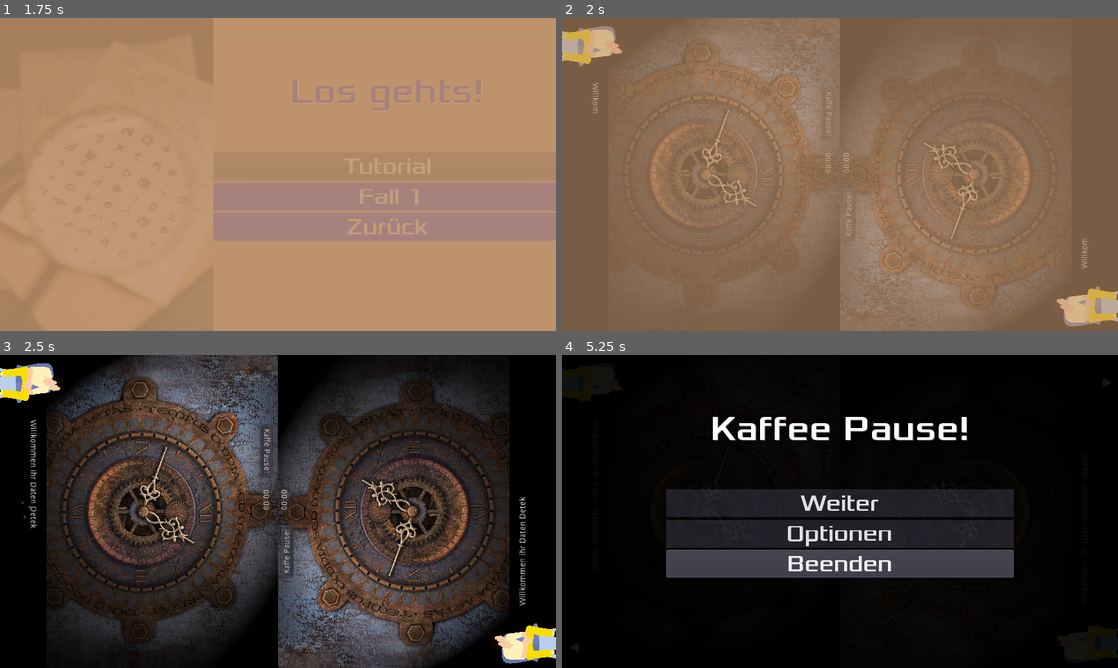
Above: before the commit, frames 1-4 (two rows, left to right).
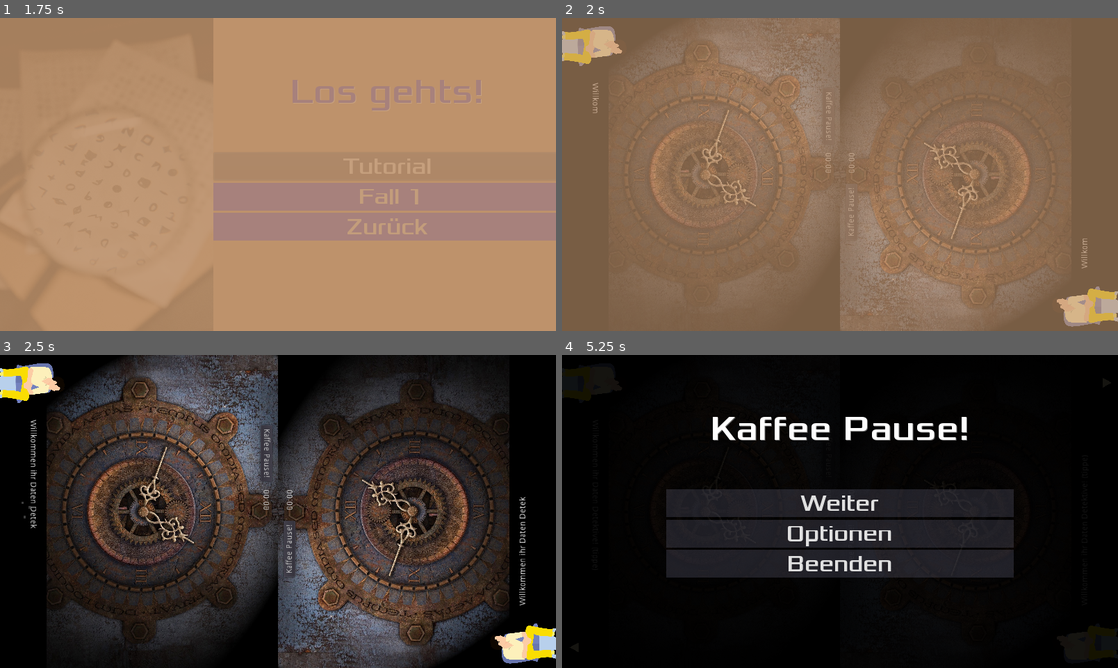
Above: after the commit, the same moments.

Repository: phil0605/Godot-Prototype
Game: Godot game, scene res://scenes/hauptmenu.tscn
Same seed, same stepped clock (60 frames per second), same inputs: the game is played once before the commit and once after it.
Inputs (mouse positions are in pixels of both pictures, inside the frame that each line leads up to):
- Up to frame 1 (1.75 s): click "Fälle" at 0.5 s; click "Tutorial" at 1.25 s
- Up to frame 2 (2 s): no input
- Up to frame 3 (2.5 s): move the mouse to (22, 511) at 2.02 s; click (22, 511) at 2.1 s
- Up to frame 4 (5.25 s): tap Enter at 2.75 s; move the mouse to (728, 527) at 2.77 s; click (728, 527) at 2.85 s; click "Kaffe Pause!" (after the commit: "Kaffee Pause!") at 3.5 s; click "Weiter" at 4.25 s; click "Kaffe Pause!" (after the commit: "Kaffee Pause!") at 5 s

Frame 1 is identical in both runs. In frame 2, 0.1% of the frame differs, in the area x 47-53%, y 29-70%; in frame 3, 0.3%; in frame 4, 5.2%, in the area x 18-82%, y 62-72%.

Commit message:
Score hinzugefügt

Diff:
--- /dev/null
+++ b/scenes/Levelende.tscn
@@ -0,0 +1,78 @@
+[gd_scene load_steps=7 format=2]
+
+[ext_resource path="res://assets/Xolonium-Regular.ttf" type="DynamicFontData" id=1]
+[ext_resource path="res://scripts/Levelende.gd" type="Script" id=2]
+[ext_resource path="res://scenes/Musik_Sounds/Menu_Swap.tscn" type="PackedScene" id=3]
+
+[sub_resource type="DynamicFont" id=1]
+size = 61
+font_data = ExtResource( 1 )
+
+[sub_resource type="DynamicFont" id=2]
+size = 40
+font_data = ExtResource( 1 )
+
+[sub_resource type="StyleBoxFlat" id=3]
+bg_color = Color( 0.6, 0.6, 0.741176, 0.192157 )
+
+[node name="Levelende" type="ColorRect"]
+anchor_right = 1.0
+anchor_bottom = 1.0
+color = Color( 0, 0, 0, 0.913725 )
+script = ExtResource( 2 )
+
+[node name="CenterContainer" type="CenterContainer" parent="."]
+anchor_right = 1.0
+anchor_bottom = 1.0
+
+[node name="Menu1" type="VBoxContainer" parent="CenterContainer"]
+margin_left = 254.0
+margin_top = 103.0
+margin_right = 705.0
+margin_bottom = 436.0
+
+[node name="Ergebnis" type="Label" parent="CenterContainer/Menu1"]
+margin_right = 451.0
+margin_bottom = 74.0
+custom_colors/font_color = Color( 1, 1, 1, 1 )
+custom_colors/font_color_shadow = Color( 0.411765, 0.411765, 0.411765, 1 )
+custom_fonts/font = SubResource( 1 )
+text = "Kaffee Pause!"
+align = 1
+
+[node name="Text" type="Label" parent="CenterContainer/Menu1"]
+margin_top = 78.0
+margin_right = 451.0
+margin_bottom = 152.0
+custom_colors/font_color = Color( 1, 1, 1, 1 )
+custom_colors/font_color_shadow = Color( 0.411765, 0.411765, 0.411765, 1 )
+custom_fonts/font = SubResource( 1 )
+text = "Kaffee Pause!"
+align = 1
+
+[node name="MINDESTABSTAND" type="Control" parent="CenterContainer/Menu1"]
+margin_top = 156.0
+margin_right = 451.0
+margin_bottom = 216.0
+rect_min_size = Vector2( 0, 60 )
+rect_pivot_offset = Vector2( -861, -116 )
+
+[node name="QuitButton" type="Button" parent="CenterContainer/Menu1"]
+pause_mode = 2
+margin_top = 220.0
+margin_right = 451.0
+margin_bottom = 269.0
+custom_fonts/font = SubResource( 2 )
+custom_styles/normal = SubResource( 3 )
+text = "zum Menü"
+
+[node name="MINDESTABSTAND2" type="Control" parent="CenterContainer/Menu1"]
+margin_top = 273.0
+margin_right = 451.0
+margin_bottom = 333.0
+rect_min_size = Vector2( 0, 60 )
+
+[node name="Menu_Swap" parent="." instance=ExtResource( 3 )]
+position = Vector2( 29, 441 )
+
+[connection signal="pressed" from="CenterContainer/Menu1/QuitButton" to="." method="_on_QuitButton_pressed"]
--- a/scenes/Tutorial.tscn
+++ b/scenes/Tutorial.tscn
@@ -17,6 +17,7 @@
 [ext_resource path="res://assets/MusikSounds/detective-15646.mp3" type="AudioStream" id=15]
 [ext_resource path="res://assets/MusikSounds/text-sound-4-30218.mp3" type="AudioStream" id=16]
 [ext_resource path="res://scenes/Pausemenu.tscn" type="PackedScene" id=17]
+[ext_resource path="res://scenes/Levelende.tscn" type="PackedScene" id=18]
 
 [sub_resource type="StyleBoxFlat" id=2]
 bg_color = Color( 1, 1, 1, 1 )
@@ -432,9 +433,9 @@
 anchor_top = 0.5
 anchor_right = 0.5
 anchor_bottom = 0.5
-margin_left = 485.0
+margin_left = 494.0
 margin_top = 270.0
-margin_right = 525.0
+margin_right = 534.0
 margin_bottom = 284.0
 rect_rotation = 270.0
 custom_colors/font_color = Color( 1, 1, 1, 1 )
@@ -694,19 +695,22 @@
 margin_right = 559.0
 margin_bottom = 141.0
 rect_rotation = 90.0
-text = "Kaffe Pause!"
+text = "Kaffee Pause!"
 
 [node name="Pause2" type="Button" parent="."]
-margin_left = 486.0
+margin_left = 490.0
 margin_top = 383.0
-margin_right = 575.0
+margin_right = 587.0
 margin_bottom = 403.0
 rect_rotation = -90.0
-text = "Kaffe Pause!"
+text = "Kaffee Pause!"
 
 [node name="GUI" type="CanvasLayer" parent="."]
 
 [node name="Pausemenu" parent="GUI" instance=ExtResource( 17 )]
+
+[node name="Levelende" parent="GUI" instance=ExtResource( 18 )]
+visible = false
 
 [node name="TippEffekt" parent="." instance=ExtResource( 10 )]
 position = Vector2( 151, -127 )
--- a/scripts/Input_field.gd
+++ b/scripts/Input_field.gd
@@ -47,8 +47,6 @@
 		if(solution == password):
 			var tab = $ColorRect.get_parent()
 			tab.visible = false
-			var message = "Glückwunsch! Der Fall wurde gelöst."
-			tutorial_node.setCongratMessage(message)
 			tutorial_node.stopTime()
 
 		else:
--- /dev/null
+++ b/scripts/Levelende.gd
@@ -0,0 +1,27 @@
+extends ColorRect
+
+
+var is_paused = false setget set_is_paused
+
+
+func set_is_paused(value):
+	is_paused = value
+	get_tree().paused = is_paused
+	visible = is_paused
+
+
+func show_end(time):
+	if (time >= 20*60):
+		$CenterContainer/Menu1/Ergebnis.text = "Zeitüberschreitung!"
+		$CenterContainer/Menu1/Text.text = "Score 0"
+	else:
+		var score = 1000 - (int(int(time) / 6) * 5)
+		var text = "Score " + str(score)
+		$CenterContainer/Menu1/Ergebnis.text = "Fall gelöst!"
+		$CenterContainer/Menu1/Text.text = text
+	self.visible = true
+
+
+func _on_QuitButton_pressed():
+	SceneTransition.change_scene("res://scenes/hauptmenu.tscn")
+	self.is_paused = false
--- a/scripts/Tutorial.gd
+++ b/scripts/Tutorial.gd
@@ -6,7 +6,6 @@
 # var b = "text"
 var time
 var insta_password = "17051997"
-var congrat_message = ""
 var solved = false
 var tutend = false
 
@@ -25,8 +24,6 @@
 func start_now():
 	time = 0
 	$ScoreTimer.start()
-	$CongratulationLabelLeft.visible = false
-	$CongratulationLabelRight.visible = false
 
 func tutorial_end():
 	tutend = true
@@ -42,8 +39,6 @@
 		$TimeLabelLeft.text = str("%02d:%02d" % [minutes, seconds])
 		$TimeLabelRight.text = str("%02d:%02d" % [minutes, seconds])
 
-		$CongratulationLabelLeft.text = congrat_message
-		$CongratulationLabelRight.text = congrat_message
 
 		# nach dem erfolgreichen Lösen des Falls werden alle Objekte ausgeblendet
 		if(solved):
@@ -53,11 +48,11 @@
 			var right = $BackgroundRight.get_children()
 			for o in right:
 				o.visible = false
+			$GUI/Levelende.show_end(time)
 
-		if (minutes == 20):
+		if (minutes >= 20):
 			solved = true
-			var lostGame = "Zeitüberschreitung! Der Fall wurde nicht gelöst."
-			setCongratMessage(lostGame)
+			$GUI/Levelende.show_end(time)
 
 
 func getPassword():
@@ -71,8 +66,3 @@
 
 func stopTime():
 	solved = true
-
-func setCongratMessage(new_congrat_message):
-	congrat_message = new_congrat_message
-	$CongratulationLabelLeft.show()
-	$CongratulationLabelRight.show()
Not shown: 1 places in scenes/Tutorial.tscn that only renumber resources
Not shown, added: .DS_Store
